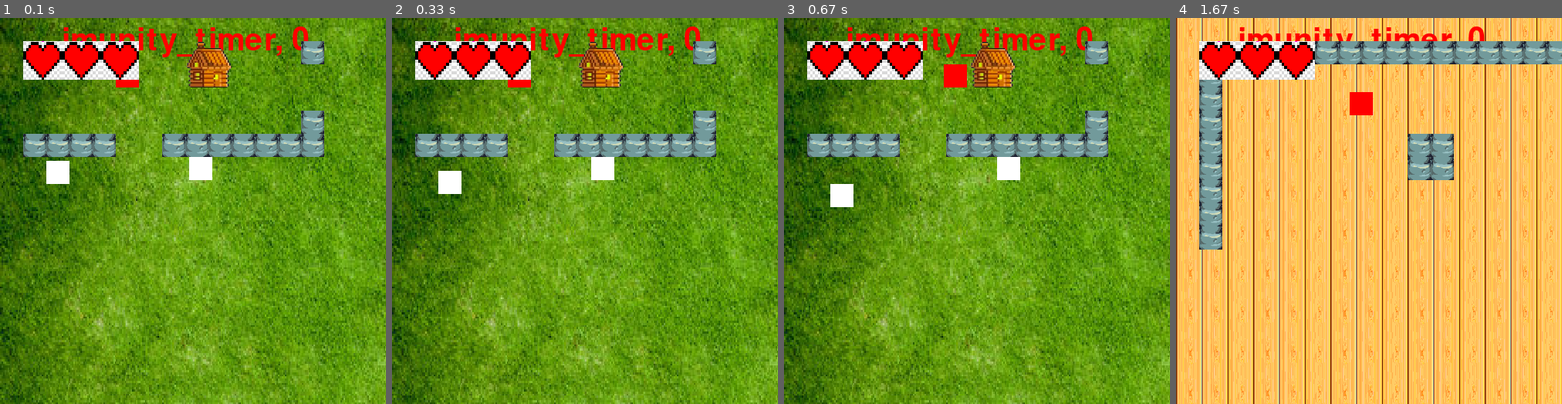
Above: before the commit, frames 1-4 (left to right).
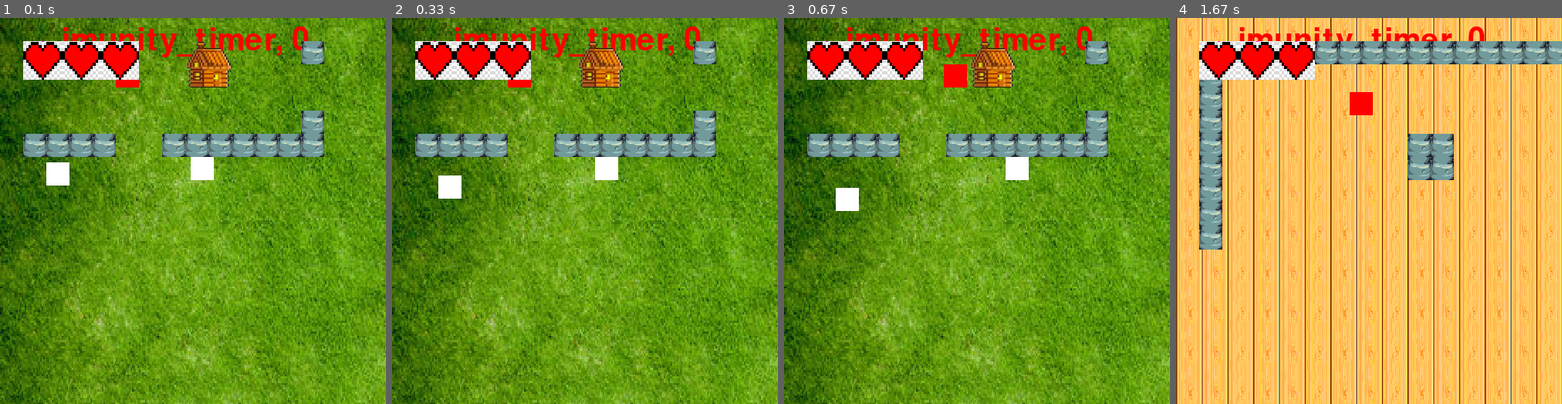
Above: after the commit, the same moments.

Repository: Doogi789/2d_spill
Game: pygame game, started from spill.py
Two runs of this game, one before a commit and one after it. Both use one fixed random seed, a clock stepped at 60 frames per second and the inputs below.
Inputs:
- Up to frame 1 (0.1 s): no input
- Up to frame 2 (0.33 s): no input
- Up to frame 3 (0.67 s): hold D from 0.33 s (still down)
- Up to frame 4 (1.67 s): release D at 0.8 s; hold W 0.83-1.13 s; hold D 1.17-1.63 s

The runs differ from the first frame. In frame 1, 0.1% of the frame differs, in the area x 12-56%, y 36-44%; in frame 2, 0.3%; in frame 3, 0.5%, in the area x 12-64%, y 36-50%; in frame 4, nothing differs.

Commit message:
fikse pylint warnings

Diff:
--- a/spill.py
+++ b/spill.py
@@ -1,9 +1,10 @@
 """My 2d topdown game"""
 
+import sys
 from random import randint
 from enum import Enum, auto
+
 import pygame
-# from time import sleep
 
 WHITE = (255, 255, 255)
 BLUE = (0, 0, 255)
@@ -51,7 +52,7 @@
     return (x, y)
 
 
-def collision(obj, rect, x, y):
+def collision(obj, rect):
     dx = rect.centerx - obj.rect.centerx
     dy = rect.centery - obj.rect.centery
 
@@ -153,7 +154,7 @@
         self.rect = pygame.Rect(self.x, self.y, self.width, self.height)
         self.rect.topleft = (x, y)
         # variabler får å bevege
-        self.speed = 0.3
+        self.speed = 0.4
         self.target_y = randint(0, WORLD_HEIGHT - self.height)
         self.target_x = randint(0, WORLD_WIDTH - self.width)
         self.life = 10
@@ -165,7 +166,7 @@
 
     __repr__ = __str__
 
-    def update_pose(self, p_x, p_y):
+    def update_pose(self, p_x, p_y, game):
         distance_player = ((self.x - p_x) ** 2 + (self.y - p_y) ** 2) ** 0.5
 
         if abs(distance_player) < 80 + self.width and not game.player_imunity:
@@ -200,13 +201,13 @@
         for obj in objects:
             if isinstance(obj, (Chest, Tower, House)):
                 if self.rect.colliderect(obj.rect):
-                    self.x, self.y = collision(obj, self.rect, self.x, self.y)
+                    self.x, self.y = collision(obj, self.rect)
 
             if isinstance(obj, (Wall)):
                 if self.rect.colliderect(obj.rect):
                     self.target_y = randint(0, WORLD_HEIGHT - self.height)
                     self.target_x = randint(0, WORLD_WIDTH - self.width)
-                    self.x, self.y = collision(obj, self.rect, self.x, self.y)
+                    self.x, self.y = collision(obj, self.rect)
 
             if isinstance(obj, (PlayerSword)):
                 if self.rect.colliderect(obj.rect):
@@ -216,9 +217,9 @@
                     #  print(self, "collided with ", obj)
 
     def update(self, game):
-        print("enemy")
+        # print("enemy")
         for enemy in game.enemies:
-            enemy.update_pose(game.player.x, game.player.y)
+            enemy.update_pose(game.player.x, game.player.y, game)
             enemy.check_col(game.all_objects)
 
 
@@ -422,7 +423,7 @@
 
             if isinstance(obj, Chest):
                 if self.rect.colliderect(obj.rect):
-                    self.x, self.y = collision(obj, self.rect, self.x, self.y)
+                    self.x, self.y = collision(obj, self.rect)
                     # print(self, "collidedage.get_rect with ", obj)
 
                     if obj not in self.colliding:
@@ -461,31 +462,31 @@
         self.rect.x = self.x
         self.rect.y = self.y
 
-    def check_col(self, objects):
+    def check_col(self, objects, game):
         for obj in objects:
             if isinstance(obj, (Wall, Nothing)):
                 if self.rect.colliderect(obj.rect):
-                    self.x, self.y = collision(obj, self.rect, self.x, self.y)
+                    self.x, self.y = collision(obj, self.rect)
 
             elif isinstance(obj, Tower):
                 if self.rect.colliderect(obj.rect):
                     # print(self, "collided with", obj)
                     game.new_background_tower = True
-                    self.x, self.y = collision(obj, self.rect, self.x, self.y)
+                    self.x, self.y = collision(obj, self.rect)
 
             elif isinstance(obj, House):
                 if self.rect.colliderect(obj.rect):
                     # print(self, "collided with", obj)
                     game.new_background_house = True
-                    self.x, self.y = collision(obj, self.rect, self.x, self.y)
+                    self.x, self.y = collision(obj, self.rect)
 
             # print(self, "collided with ", obj)
 
     def update(self, game):
-        print("player")
+        # print("player")
         game.player.update_pose(game)
         game.player.update_life(game.all_objects, game)
-        game.player.check_col(game.all_objects)
+        game.player.check_col(game.all_objects, game)
         game.sword.update_pos(game.player)
         game.sword.attack()
         game.player.hearts.draw()
@@ -570,11 +571,6 @@
             self.new_background_house = False
 
     def create_world(self, name: str):
-        kart = open(name, "r", encoding="utf-8")
-        x = 0
-        y = 0
-        player = None
-        sword = None
         self.all_objects = pygame.sprite.Group()
         self.enemies = pygame.sprite.Group()
         self.walls = pygame.sprite.Group()
@@ -593,53 +589,62 @@
         self.background_image = pygame.transform.scale(
             self.background_image, (WORLD_WIDTH, WORLD_HEIGHT)
         )
-
-        for line in kart.readlines():
-            y += 30
-            x = 0
-            for col in line:
-                x += 30
-                if col == ".":
-                    continue
-                elif col == "N":
-                    nothing = Nothing(self.screen, "nothing" + str(x) + str(y), x, y)
-                    self.nothings.add(nothing)
-                elif col == "P":
-                    player = Player(self.screen, "player" + str(x) + str(y), x, y)
-                    sword = PlayerSword()
-                elif col == "X":
-                    wall = Wall(self.screen, "wall " + str(x) + str(y), x, y)
-                    self.walls.add(wall)
-                elif col == "C":
-                    chest = Chest(self.screen, "chest " + str(x) + str(y), x, y)
-                    self.chests.add(chest)
-                elif col == "E":
-                    enemy = Enemy(self.screen, "enemy " + str(x) + str(y), x, y)
-                    self.enemies.add(enemy)
-                elif col == "H":
-                    house = House(self.screen, "house" + str(x) + str(y), x, y)
-                    self.houses.add(house)
-                elif col == "T":
-                    tower = Tower(self.screen, "tower " + str(x) + str(y), x, y)
-                    self.towers.add(tower)
-
-        if player is None or sword is None:
-            raise RuntimeWarning("player must be in the map")
-
-        self.player = player
-        self.sword = sword
-        self.all_objects.add(
-            (
-                self.towers,
-                self.enemies,
-                self.chests,
-                self.walls,
-                self.sword,
-                self.player,
-                self.nothings,
-                self.houses,
+        self._read_kart(name)
+
+    def _read_kart(self, name):
+        x = 0
+        y = 0
+        player = None
+        sword = None
+        with open(name, "r", encoding="utf-8") as kart:
+            for line in kart.readlines():
+                y += 30
+                x = 0
+                for col in line:
+                    x += 30
+                    if col == ".":
+                        continue
+                    if col == "N":
+                        nothing = Nothing(
+                            self.screen, "nothing" + str(x) + str(y), x, y
+                        )
+                        self.nothings.add(nothing)
+                    elif col == "P":
+                        player = Player(self.screen, "player" + str(x) + str(y), x, y)
+                        sword = PlayerSword()
+                    elif col == "X":
+                        wall = Wall(self.screen, "wall " + str(x) + str(y), x, y)
+                        self.walls.add(wall)
+                    elif col == "C":
+                        chest = Chest(self.screen, "chest " + str(x) + str(y), x, y)
+                        self.chests.add(chest)
+                    elif col == "E":
+                        enemy = Enemy(self.screen, "enemy " + str(x) + str(y), x, y)
+                        self.enemies.add(enemy)
+                    elif col == "H":
+                        house = House(self.screen, "house" + str(x) + str(y), x, y)
+                        self.houses.add(house)
+                    elif col == "T":
+                        tower = Tower(self.screen, "tower " + str(x) + str(y), x, y)
+                        self.towers.add(tower)
+
+            if player is None or sword is None:
+                raise RuntimeWarning("player must be in the map")
+
+            self.player = player
+            self.sword = sword
+            self.all_objects.add(
+                (
+                    self.towers,
+                    self.enemies,
+                    self.chests,
+                    self.walls,
+                    self.sword,
+                    self.player,
+                    self.nothings,
+                    self.houses,
+                )
             )
-        )
 
     def step(self):
         self.screen.blit(self.background_image, (0, 0))
@@ -657,27 +662,26 @@
         self.check_background()
         self.check_player()
 
-        self.enemies.update(game)
+        self.enemies.update(self)
 
         self.camera.update(self.player)
         for sprite in self.all_objects:
             self.screen.blit(sprite.image, self.camera.apply(sprite))
 
-        self.player.update(game)
+        self.player.update(self)
 
         pygame.display.flip()
         pygame.time.Clock().tick(60)
 
 
 if __name__ == "__main__":
-    game = Game()
-
-    running = True
-    while running:
-        game.step()
+    mygame = Game()
+
+    while True:
+        mygame.step()
 
         for event in pygame.event.get():
             if event.type == pygame.QUIT:
-                running = False
+                sys.exit(0)
             #   if event.type == pygame.KEYDOWN:
             #   print("KEYDOWN",event)
